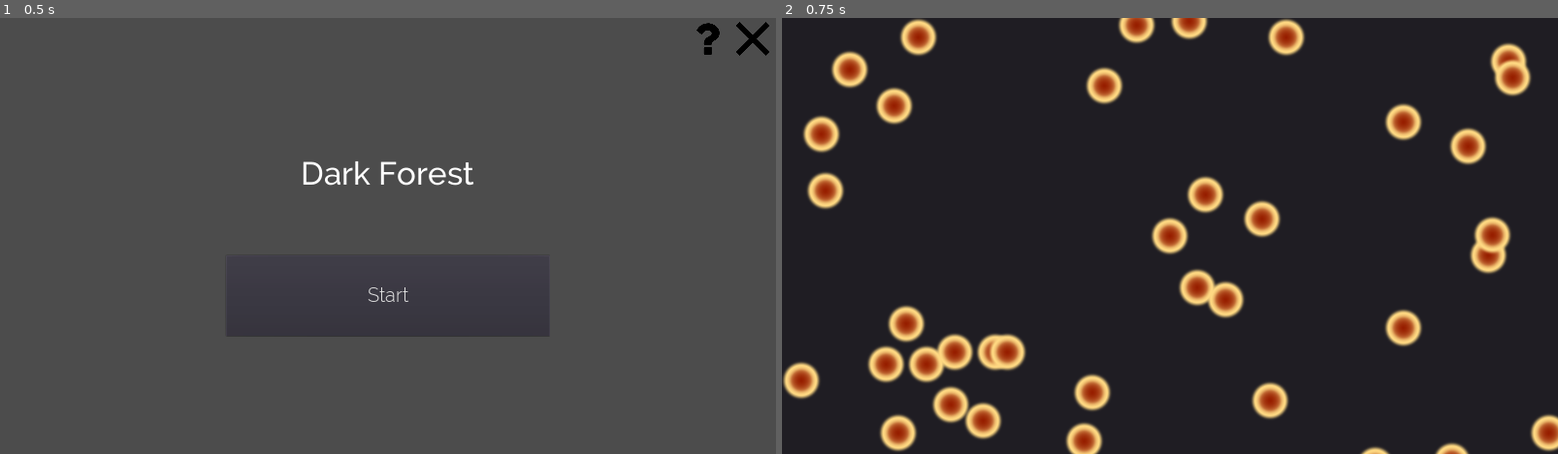
Above: before the commit, frames 1-2 (left to right).
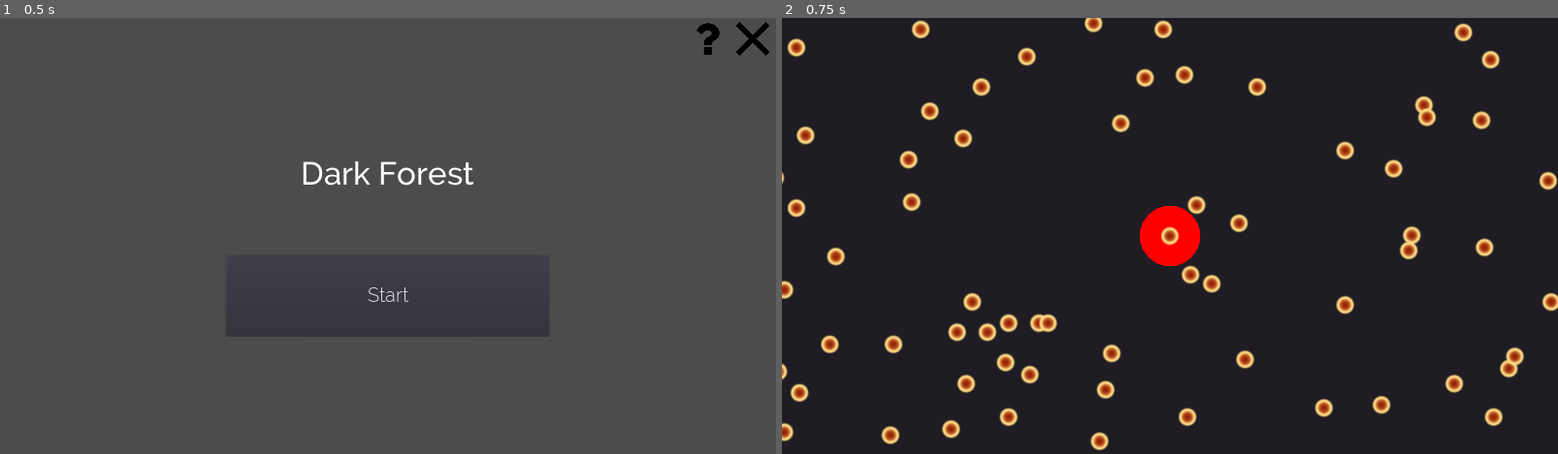
Above: after the commit, the same moments.

Repository: WeLoveGodot/GameOff2019
Game: Godot game, scene res://scene/Menu.tscn
The game is run twice, just before and just after one commit, with the same random seed, the same clock (stepped at 60 frames per second) and the same inputs.
Inputs:
- Up to frame 1 (0.5 s): no input
- Up to frame 2 (0.75 s): click "Start" at 0.5 s

Frame 1 is identical in both runs. In frame 2, 15% of the frame differs, in the area x 0-100%, y 0-100%.

Commit message:
feat(game): add many config. add radius drawing

Diff:
--- a/Global.gd
+++ b/Global.gd
@@ -4,6 +4,14 @@
 
 const SIZE = 4096
 const GEN_SIZE = SIZE * 0.75
+const MAX_LEVEL = 10
+
+const EXRA_CAMERA_HEIGHT = 50
+const DEFAULT_FIELD_RADIUS = 50
+
+# ms
+const TECH_INTERVAL = 1000.0
+const AI_INTERVAL = 500.0
 
 # fake const
 var WINDOW_SIZE
@@ -14,6 +22,54 @@
 # 星球生成上限
 const MAX_PLANETS = 2000
 
+func acc_cost(planet):
+	return planet.position.x
+
+func explore_cost(planet):
+	pass
+
+func expand_cost(planet):
+	pass
+
+func attack_cost(planet):
+	pass
+
+func explore_distance(planet):
+	return planet.field_radius * 2
+
+func attack_distance(planet):
+	pass
+
+# 显示技能文本的字典
+var SKILL_DICT = {
+	"accelerate": {
+		"name": "Accelerate",
+		"cost": funcref(self, "acc_cost"),
+	},
+	"expand": {
+		"name": "Expand",
+		"cost": funcref(self, "expand_cost"),
+	},
+	"explore": {
+		"name": "Explore",
+		"cost": funcref(self, "explore_cost"),
+		"distance": funcref(self, "explore_distance"),
+	},
+	"attack": {
+		"name": "Attack",
+		"cost": funcref(self, "attack_cost"),
+		"distance": funcref(self, "attack_distance"),
+	},
+}
+
+# Int -> Int
+func tech_2_level(tech: int):
+	return floor(log(tech))
+
+# Int -> float(0~1)
+func tech_2_progress(tech: int):
+	return tech / pow(10, MAX_LEVEL)
+
 func _ready():
 	WINDOW_SIZE = get_viewport().size
 	MIN_SCALE = WINDOW_SIZE.y / SIZE
--- /dev/null
+++ b/scene/Dict.gd
@@ -0,0 +1,9 @@
+extends Node2D
+
+# Called when the node enters the scene tree for the first time.
+func _ready():
+	pass # Replace with function body.
+
+# Called every frame. 'delta' is the elapsed time since the previous frame.
+#func _process(delta):
+#	pass
--- /dev/null
+++ b/scene/Dict.tscn
@@ -0,0 +1,6 @@
+[gd_scene load_steps=2 format=2]
+
+[ext_resource path="res://scene/Dict.gd" type="Script" id=1]
+
+[node name="Dict" type="Node2D"]
+script = ExtResource( 1 )
--- a/scene/Game.gd
+++ b/scene/Game.gd
@@ -6,15 +6,14 @@
 	# test code
 	init_camera()
 	init_planets()
-	focus_me()
+	add_me()
+	assert(me != null)
 	# test_tween()
 
 func test_tween():
 	var t = $Tween
-	# $Camera.zoom = Vector2(20, 10)
-	t.interpolate_property($Camera, "zoom", $Camera.zoom, Vector2(10, 10), 1, Tween.TRANS_LINEAR, Tween.TRANS_LINEAR)
+	t.interpolate_property(me, "field_radius", 50, 1000, 1, Tween.TRANS_LINEAR, Tween.TRANS_LINEAR)
 	t.start()
-	# print("min scale = %s", Global.MIN_SCALE)
 
 func init_camera():
 	$Camera.zoom = Vector2(0.5, 0.5)
@@ -37,17 +36,23 @@
 			if abs(x) < Global.PLANTE_GEN_PROB && $Planets.len() < Global.MAX_PLANETS:
 				var coor = Vector2(row - half_size, col - half_size)
 				$Planets.new_planet(coor)
-	add_me()
-	assert(me != null)
 
 func add_me():
 		me = $Planets.new_planet(Vector2(0, 0))
 		print("got me", me.position)
 
-func focus_me():
-	$Camera.position = me.position
-
 
 # Called every frame. 'delta' is the elapsed time since the previous frame.
-#func _process(delta):
-#	pass
+func _process(delta):
+	print("my r = ", me.field_radius)
+	update_camera_zoom()
+	# $RangeDrawer.update_field_r(1000)
+	$RangeDrawer.update_field_r(me.field_radius)
+
+# func _draw():
+
+func update_camera_zoom():
+	var half_height = Global.EXRA_CAMERA_HEIGHT + Global.explore_distance(me)
+	# zoom==1 -> Global.WINDOW_SIZE.y
+	var zoom = half_height * 2 / Global.WINDOW_SIZE.y
+	$Camera.zoom = Vector2(zoom, zoom)
--- a/scene/Game.tscn
+++ b/scene/Game.tscn
@@ -1,14 +1,14 @@
 [gd_scene load_steps=7 format=2]
 
 [ext_resource path="res://scene/Game.gd" type="Script" id=1]
-[ext_resource path="res://scene/Planets.gd" type="Script" id=2]
-[ext_resource path="res://resource/shader/new_shadermaterial.material" type="Material" id=3]
-[ext_resource path="res://resource/raw_fonts/Raleway/Raleway-Regular.ttf" type="DynamicFontData" id=4]
-[ext_resource path="res://scene/RangeDrawer.gd" type="Script" id=5]
+[ext_resource path="res://scene/RangeDrawer.gd" type="Script" id=2]
+[ext_resource path="res://scene/Planets.gd" type="Script" id=3]
+[ext_resource path="res://resource/shader/new_shadermaterial.material" type="Material" id=4]
+[ext_resource path="res://resource/raw_fonts/Raleway/Raleway-Regular.ttf" type="DynamicFontData" id=5]
 
 [sub_resource type="DynamicFont" id=1]
 size = 32
-font_data = ExtResource( 4 )
+font_data = ExtResource( 5 )
 
 [node name="Game" type="Node2D"]
 script = ExtResource( 1 )
@@ -20,15 +20,18 @@
 margin_bottom = 2048.0
 color = Color( 0.12549, 0.117647, 0.141176, 1 )
 
+[node name="RangeDrawer" type="Node2D" parent="."]
+script = ExtResource( 2 )
+
 [node name="Planets" type="Node2D" parent="."]
-script = ExtResource( 2 )
+script = ExtResource( 3 )
 
 [node name="Camera" type="Camera2D" parent="."]
 current = true
 
 [node name="Fog" type="ColorRect" parent="."]
 visible = false
-material = ExtResource( 3 )
+material = ExtResource( 4 )
 margin_left = -42.9207
 margin_top = -42.5582
 margin_right = 1953.08
@@ -44,8 +47,4 @@
 custom_fonts/font = SubResource( 1 )
 text = "Game Scene"
 
-[node name="RangeDrawer" type="Node2D" parent="."]
-position = Vector2( 960, 540 )
-script = ExtResource( 5 )
-
 [node name="Tween" type="Tween" parent="."]
--- a/scene/Planet.gd
+++ b/scene/Planet.gd
@@ -3,25 +3,49 @@
 const MAX_SCALE = 1
 const MIN_SCALE = 0.4
 
+var last: float = 0.0
+
 # 一个星球的建模，不管是自己还是ai
 # 所以这个scene不能包含ai逻辑，但可包含行为的接口，之后accept一个控制者（玩家或ai）即可工作
 
-# 视野半径
-var vision: float = 0.0
-var resource: int = 0
-
+var field_radius: int = Global.DEFAULT_FIELD_RADIUS
+var level: int = 0
+var energy : int = 0
+var tech: int = 1
+var tech_factor = 1
+var progress: float = 0.0
 
 func _ready():
 	pass
+
+# public
 
 func set_coor(coor: Vector2):
 	set_position(coor)
 
 func update_scale(camera_zoom: Vector2):
-	$Sprite.set_scale(camera_zoom)
+	$Sprite.set_scale(camera_zoom * 0.5)
+
+func tick():
+	# field_radius += 20
+	update_tech()
+	update_progress()
+	update_level()
+
+func update_tech():
+	tech = tech * tech_factor
+
+func update_progress():
+	progress = Global.tech_2_progress(tech)
+
+func update_level():
+	level = Global.tech_2_level(tech)
 
 func get_coor():
 	return self.coor
-# Called every frame. 'delta' is the elapsed time since the previous frame.
-#func _process(delta):
-#	pass
+
+func _process(delta):
+	var now = OS.get_ticks_msec()
+	if now > last + Global.TECH_INTERVAL:
+		tick()
+		last = now
--- a/scene/RangeDrawer.gd
+++ b/scene/RangeDrawer.gd
@@ -5,6 +5,13 @@
 func _ready():
 	pass # Replace with function body.
 
+var r = 0
+func update_field_r(new_r):
+	r = new_r
+
+
 func _process(delta):
-	# draw_bound()
-	pass
+	update()
+
+func _draw():
+	draw_circle(Vector2(0, 0), r, Color.red)
